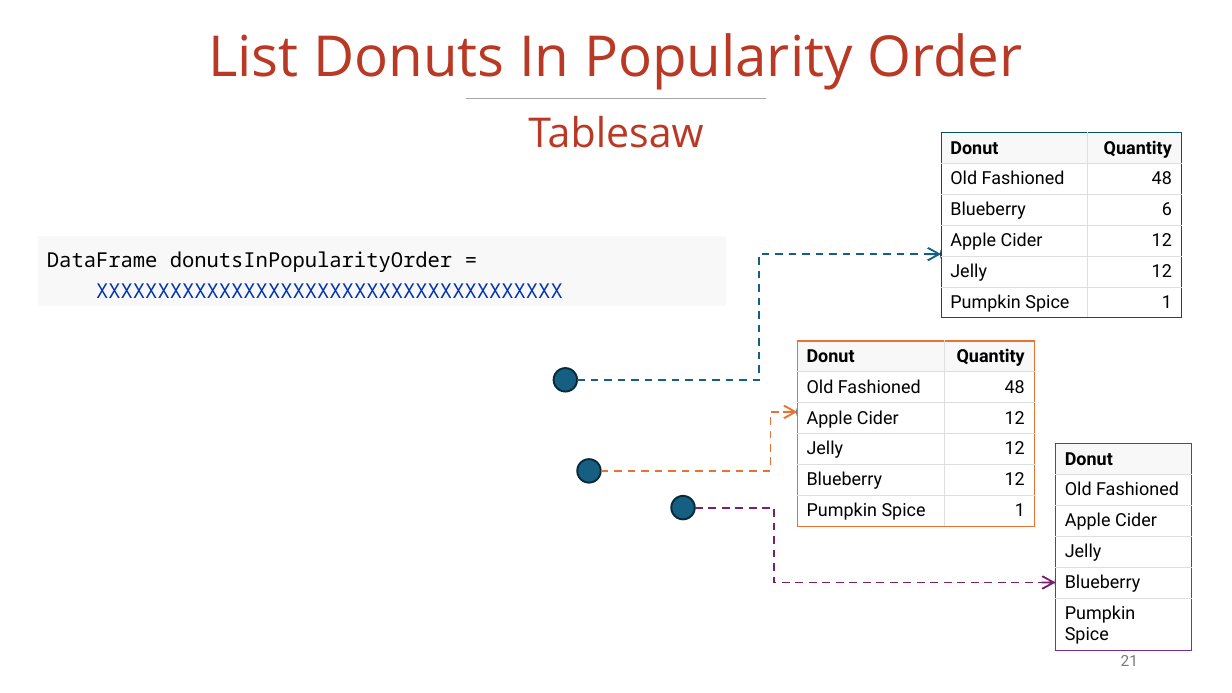
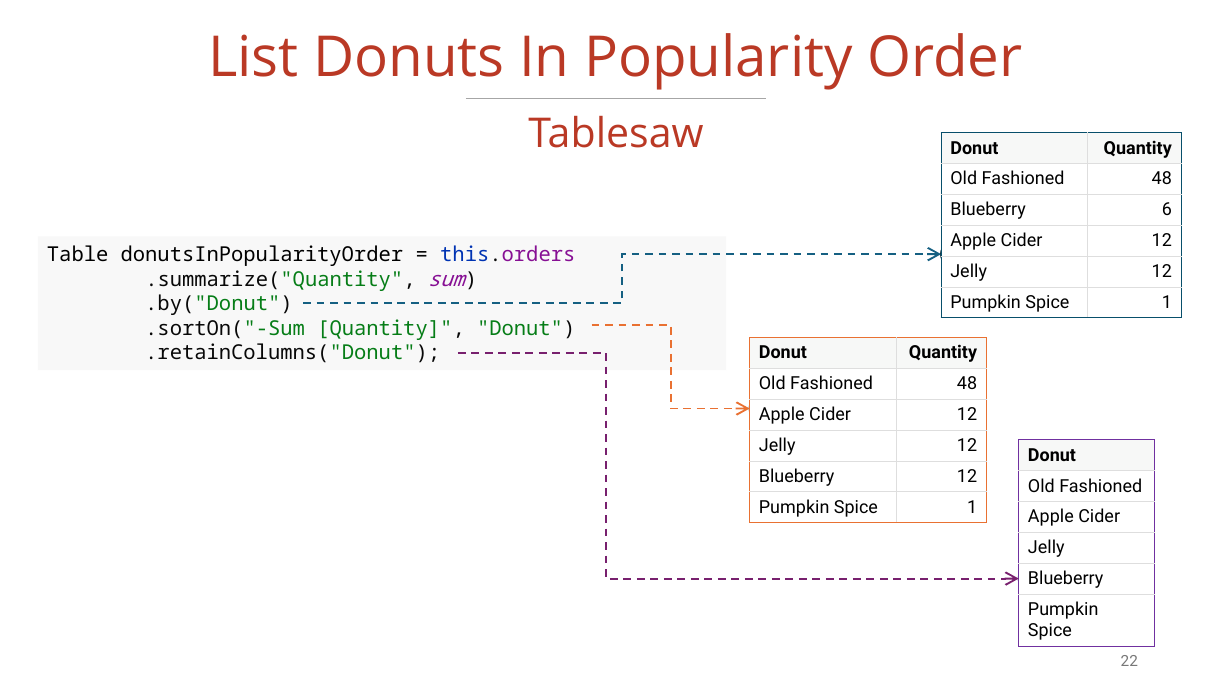
Before and after one commit to vmzakharov/missing-dataframe-talk, a slide deck: slide 22 of presentation/Missing_Dataframe_Short.pptx (slide 21 before the commit). Drawn at 1232x693 pixels with LibreOffice and Linux fonts; fonts in the diff are those of the drawing. Boxes give left, top, right and bottom in pixels: in the first picture for what was removed or moved away, otherwise in the second. Text is boxed around its words. In the diff, an @@ line names an element or a change of style, - is before the commit and + after.

Commit message:
adds a pdf copy of the slides, tablesaw tests

```diff
--- a/presentation/Missing_Dataframe_Short.pptx
+++ b/presentation/Missing_Dataframe_Short.pptx
@@ rectangle "Table donutsInPopularityOrder = this.orders .summarize("Quan ...": place and size @@
-rectangle "Table donutsInPopularityOrder = this.orders .summarize("Quan ..." at [38, 237, 726, 306]
+rectangle "Table donutsInPopularityOrder = this.orders .summarize("Quan ..." at [38, 237, 726, 371]
@@ text in rectangle at [47, 245, 575, 363]: text changed; text colour #0033B3 to #080808 @@
-DataFrame donutsInPopularityOrder =
-XXXXXXXXXXXXXXXXXXXXXXXXXXXXXXXXXXXXXX
+Table donutsInPopularityOrder = this.orders
+.summarize("Quantity", sum)
+.by("Donut")
+.sortOn("-Sum [Quantity]", "Donut")
+.retainColumns("Donut");
@@ elbow arrow moved from (578, 380) - (941, 254) to (303, 303) - (941, 254) @@
@@ elbow arrow moved from (601, 471) - (798, 412) to (592, 325) - (750, 409) @@
@@ elbow arrow moved from (695, 507) - (1055, 582) to (458, 353) - (1019, 579) @@
@@ table: place and size @@
-table at [798, 341, 1034, 526]
+table at [750, 337, 986, 522]
@@ ellipse removed at [554, 368, 577, 391] @@
@@ ellipse: place and size @@
-ellipse at [798, 400, 821, 423]
+ellipse at [750, 396, 773, 420]
@@ table: place and size @@
-table at [1055, 444, 1191, 648]
+table at [1019, 440, 1155, 644]
@@ ellipse removed at [578, 459, 601, 482] @@
@@ ellipse removed at [672, 496, 695, 519] @@
@@ ellipse: place and size @@
-ellipse at [1055, 571, 1079, 594]
+ellipse at [1019, 567, 1043, 591]
@@ page number at [1121, 655, 1138, 666]: text changed @@
-21
+22
```
Also in this commit, not shown: 6 other slides changed, 1 slide added, 3 other files.
